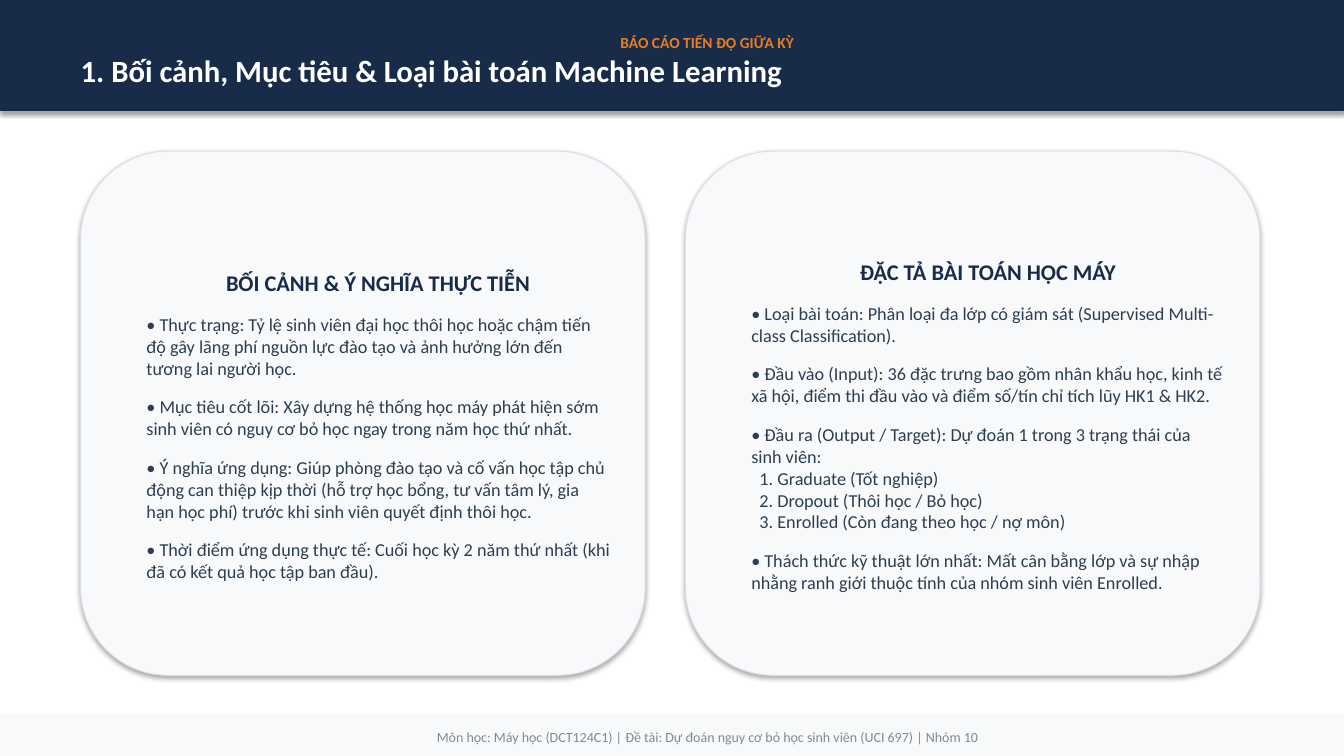
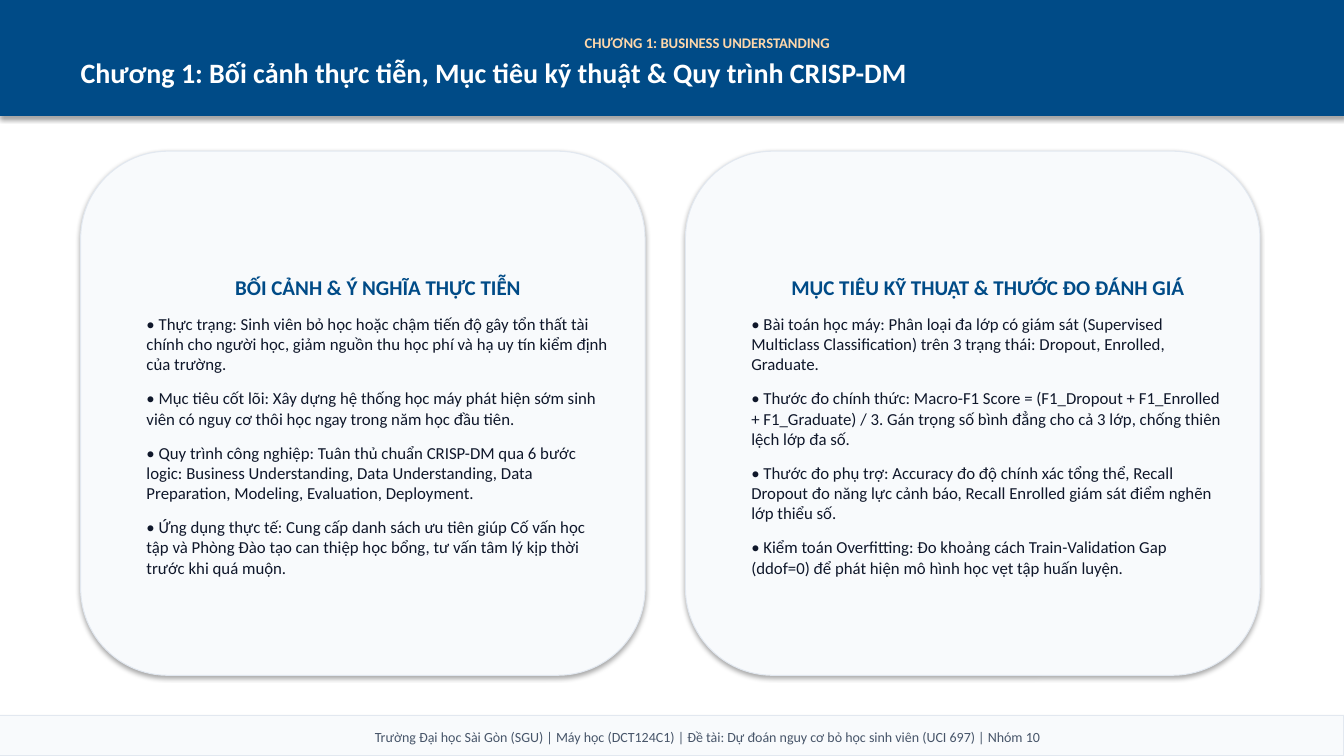
Before and after one commit to Kazuken123/DCT124C1-MH-Nhom, a slide deck: slide 2 of final/reports/BaoCao_TienDo_GiuaKy_Nhom10.pptx. Drawn at 1344x756 pixels with LibreOffice and Linux fonts; fonts in the diff are those of the drawing. Boxes give left, top, right and bottom in pixels: in the first picture for what was removed or moved away, otherwise in the second. Text is boxed around its words. In the diff, an @@ line names an element or a change of style, - is before the commit and + after.

Commit message:
Chuan hoa bao cao Word va slide PPTX theo format CRISP-DM va phong cach SGU

```diff
--- a/final/reports/BaoCao_TienDo_GiuaKy_Nhom10.pptx
+++ b/final/reports/BaoCao_TienDo_GiuaKy_Nhom10.pptx
@@ rectangle "CHƯƠNG 1: BUSINESS UNDERSTANDING" resized from (x1=0, y1=0, x2=1344, y2=111) to (x1=0, y1=0, x2=1344, y2=116) @@
@@ rectangle "CHƯƠNG 1: BUSINESS UNDERSTANDING" at (x1=0, y1=0, x2=1344, y2=116): fill #182B49 to #004B87; outline #182B49 0.75 pt to #004B87 0.75 pt @@
@@ text in rectangle at (x1=81, y1=37, x2=906, y2=88): text changed; size 22 to 20 pt @@
-BÁO CÁO TIẾN ĐỘ GIỮA KỲ
-1. Bối cảnh, Mục tiêu & Loại bài toán Machine Learning
+CHƯƠNG 1: BUSINESS UNDERSTANDING
+Chương 1: Bối cảnh thực tiễn, Mục tiêu kỹ thuật & Quy trình CRISP-DM
@@ rounded rectangle "BỐI CẢNH & Ý NGHĨA ..." at (x1=81, y1=151, x2=645, y2=676): fill #F8F9FA to #F8FAFC; outline #DCE0E6 0.75 pt to #E2E8F0 0.75 pt @@
@@ rounded rectangle "MỤC TIÊU KỸ THUẬT & ..." at (x1=686, y1=151, x2=1260, y2=676): fill #F8F9FA to #F8FAFC; outline #DCE0E6 0.75 pt to #E2E8F0 0.75 pt @@
@@ text in rounded rectangle at (x1=235, y1=277, x2=521, y2=299): size 16 to 15 pt, text colour #182B49 to #004B87 in "BỐI CẢNH & Ý NGHĨA THỰC TIỄN" @@
@@ text in rounded rectangle at (x1=751, y1=277, x2=1220, y2=577): text changed; size 13 to 12 pt; text colour #2C3E50 to #0F172A @@
-ĐẶC TẢ BÀI TOÁN HỌC MÁY
-• Loại bài toán: Phân loại đa lớp có giám sát (Supervised Multi-class Classification).
-• Đầu vào (Input): 36 đặc trưng bao gồm nhân khẩu học, kinh tế xã hội, điểm thi đầu vào và điểm số/tín chỉ tích lũy HK1 & HK2.
-• Đầu ra (Output / Target): Dự đoán 1 trong 3 trạng thái của sinh viên:
-1. Graduate (Tốt nghiệp)
-2. Dropout (Thôi học / Bỏ học)
-3. Enrolled (Còn đang theo học / nợ môn)
-• Thách thức kỹ thuật lớn nhất: Mất cân bằng lớp và sự nhập nhằng ranh giới thuộc tính của nhóm sinh viên Enrolled.
+MỤC TIÊU KỸ THUẬT & THƯỚC ĐO ĐÁNH GIÁ
+• Bài toán học máy: Phân loại đa lớp có giám sát (Supervised Multiclass Classification) trên 3 trạng thái: Dropout, Enrolled, Graduate.
+• Thước đo chính thức: Macro-F1 Score = (F1_Dropout + F1_Enrolled + F1_Graduate) / 3. Gán trọng số bình đẳng cho cả 3 lớp, chống thiên lệch lớp đa số.
+• Thước đo phụ trợ: Accuracy đo độ chính xác tổng thể, Recall Dropout đo năng lực cảnh báo, Recall Enrolled giám sát điểm nghẽn lớp thiểu số.
+• Kiểm toán Overfitting: Đo khoảng cách Train-Validation Gap (ddof=0) để phát hiện mô hình học vẹt tập huấn luyện.
@@ text in rounded rectangle at (x1=146, y1=317, x2=608, y2=577): text changed; size 13 to 12 pt; text colour #2C3E50 to #0F172A @@
-• Thực trạng: Tỷ lệ sinh viên đại học thôi học hoặc chậm tiến độ gây lãng phí nguồn lực đào tạo và ảnh hưởng lớn đến tương lai người học.
-• Mục tiêu cốt lõi: Xây dựng hệ thống học máy phát hiện sớm sinh viên có nguy cơ bỏ học ngay trong năm học thứ nhất.
-• Ý nghĩa ứng dụng: Giúp phòng đào tạo và cố vấn học tập chủ động can thiệp kịp thời (hỗ trợ học bổng, tư vấn tâm lý, gia hạn học phí) trước khi sinh viên quyết định thôi học.
-• Thời điểm ứng dụng thực tế: Cuối học kỳ 2 năm thứ nhất (khi đã có kết quả học tập ban đầu).
+• Thực trạng: Sinh viên bỏ học hoặc chậm tiến độ gây tổn thất tài chính cho người học, giảm nguồn thu học phí và hạ uy tín kiểm định của trường.
+• Mục tiêu cốt lõi: Xây dựng hệ thống học máy phát hiện sớm sinh viên có nguy cơ thôi học ngay trong năm học đầu tiên.
+• Quy trình công nghiệp: Tuân thủ chuẩn CRISP-DM qua 6 bước logic: Business Understanding, Data Understanding, Data Preparation, Modeling, Evaluation, Deployment.
+• Ứng dụng thực tế: Cung cấp danh sách ưu tiên giúp Cố vấn học tập và Phòng Đào tạo can thiệp học bổng, tư vấn tâm lý kịp thời trước khi quá muộn.
@@ rectangle "Trường Đại học Sài Gòn ..." at (x1=0, y1=716, x2=1344, y2=756): fill #F8F9FA to #F8FAFC; outline #F8F9FA 0.75 pt to #E2E8F0 0.75 pt @@
@@ text in rectangle at (x1=375, y1=731, x2=1040, y2=745): text changed; text colour #7F8C8D to #475569 @@
-Môn học: Máy học (DCT124C1) | Đề tài: Dự đoán nguy cơ bỏ học sinh viên (UCI 697) | Nhóm 10
+Trường Đại học Sài Gòn (SGU) | Máy học (DCT124C1) | Đề tài: Dự đoán nguy cơ bỏ học sinh viên (UCI 697) | Nhóm 10
```
Also in this commit, not shown: 8 other slides changed, 3 slides added, 3 slides removed, 2 other files.
